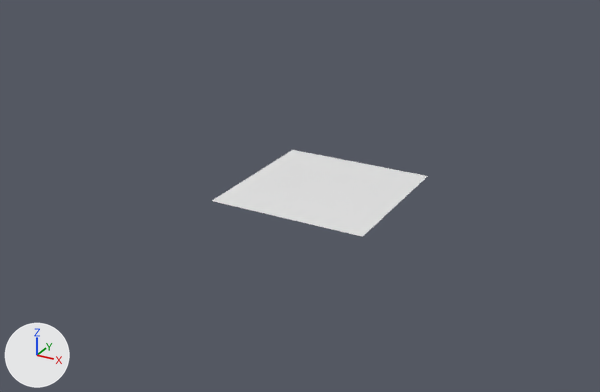
A saved change to the Blender file src/img/basic.blend.
Both versions are drawn from a camera (50 mm lens) standing at (8.7, -17.02, 8.15) and looking at (0.54, -2.2, 0.74). Arrows for +X, +Y and +Z are at lower left; the lights stay in place.

The older version as bpy lines, for what is in view:
```python
me_plane = bpy.data.meshes.new('Plane')
me_plane.from_pydata([(-2.0, -2.0, 0.0), (2.0, -2.0, 0.0), (-2.0, 2.0, 0.0), (2.0, 2.0, 0.0)], [], [(0, 1, 3, 2)])
ob_plane = bpy.data.objects.new('Plane', me_plane)
ob_plane.location = (0.0, 0.0, 0.0)
```
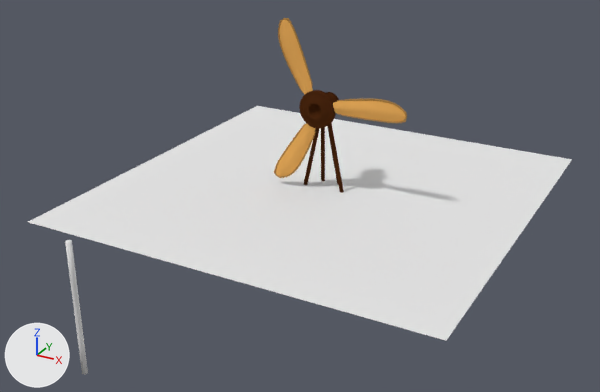
Location of each change, (x1, y1, x2, y2) in pixels of the pictures (600 x 392 px):
'Plane', rescaled (152% wider, 167% taller): before (212, 150, 427, 237); after (28, 106, 572, 340)
'Cube.001', added (orange): after (274, 18, 407, 178)
    faces in mat_material_002 (orange #e7ab59): (276, 19, 406, 176)
    faces in mat_material_001 (orange #b58544): (274, 18, 407, 178)
'Cube', added (brown): after (299, 90, 339, 129)
'Cylinder', added: after (65, 240, 88, 375)
'Cylinder.001', added (brown): after (304, 123, 344, 193)
'Cylinder.002', added: after (321, 127, 338, 184)

What changed in the scene script:
```text
Change ob_plane:
    ob_plane.scale: (1.0, 1.0, 1.0) -> (2.5, 2.5, 1.0)
Add ob_cube:
    ob_cube = bpy.data.objects.new('Cube', me_cube)  # 64 vertices, 58 faces; spans x -5.22..5.22, y -1.06..7.51, z -20.61..-10.18; in mat_material_003 (brown #492610); modifiers SUBSURF
    ob_cube.parent = ob_empty
    ob_cube.location = (0.0, -0.0924, 1.476)
    ob_cube.scale = (0.0958, 0.0958, 0.0958)
Add ob_empty:
    ob_empty = bpy.data.objects.new('Empty', None)
    ob_empty.location = (0.0, -0.332, 2.148)
    ob_empty.rotation_euler = (0.0, 2.182, 0.0)  # degrees (0, 125, 0)
Add ob_cube_001:
    ob_cube_001 = bpy.data.objects.new('Cube.001', me_cube_001)  # 64 vertices, 54 faces; spans x 0.39..2.24, y -0.06..0.02, z -0.07..0.49; in mat_material_001 (orange #b58544), mat_material_002 (orange #e7ab59); modifiers ARRAY, SUBSURF
    ob_cube_001.parent = ob_empty
    ob_cube_001.location = (0.0, 0.0, -0.00419)
Add ob_cylinder:
    ob_cylinder = bpy.data.objects.new('Cylinder', me_cylinder)  # an 8-sided cylinder along z spanning x -0.1..0.1, y -0.1..0.1, z -1.99..2.49; modifiers SUBSURF
    ob_cylinder.location = (0.0, -8.64, 0.98)
    ob_cylinder.scale = (0.547, 0.547, 0.547)
Add ob_cylinder_001:
    ob_cylinder_001 = bpy.data.objects.new('Cylinder.001', me_cylinder_001)  # an 8-sided cylinder along z spanning x -0.1..0.1, y -0.1..0.1, z -1.99..2.49; in mat_material_003 (brown #492610); modifiers SUBSURF, MIRROR
    ob_cylinder_001.location = (0.3, 0.0, 0.98)
    ob_cylinder_001.rotation_euler = (0.0, -0.211, 0.0)  # degrees (0, -12, 0)
    ob_cylinder_001.scale = (0.547, 0.547, 0.547)
Add ob_symetry:
    ob_symetry = bpy.data.objects.new('Symetry', None)
    ob_symetry.location = (0.0, 0.0, 0.0)
Add ob_cylinder_002:
    ob_cylinder_002 = bpy.data.objects.new('Cylinder.002', me_cylinder_002)  # an 8-sided cylinder along z spanning x -0.1..0.1, y -0.1..0.1, z -1.99..2.49; in mat_material_003 (brown #492610); modifiers SUBSURF, MIRROR
    ob_cylinder_002.location = (0.15, 0.23, 0.98)
    ob_cylinder_002.rotation_euler = (0.0, -0.211, 1.151)  # degrees (0, -12, 66)
    ob_cylinder_002.scale = (0.547, 0.547, 0.547)
```
